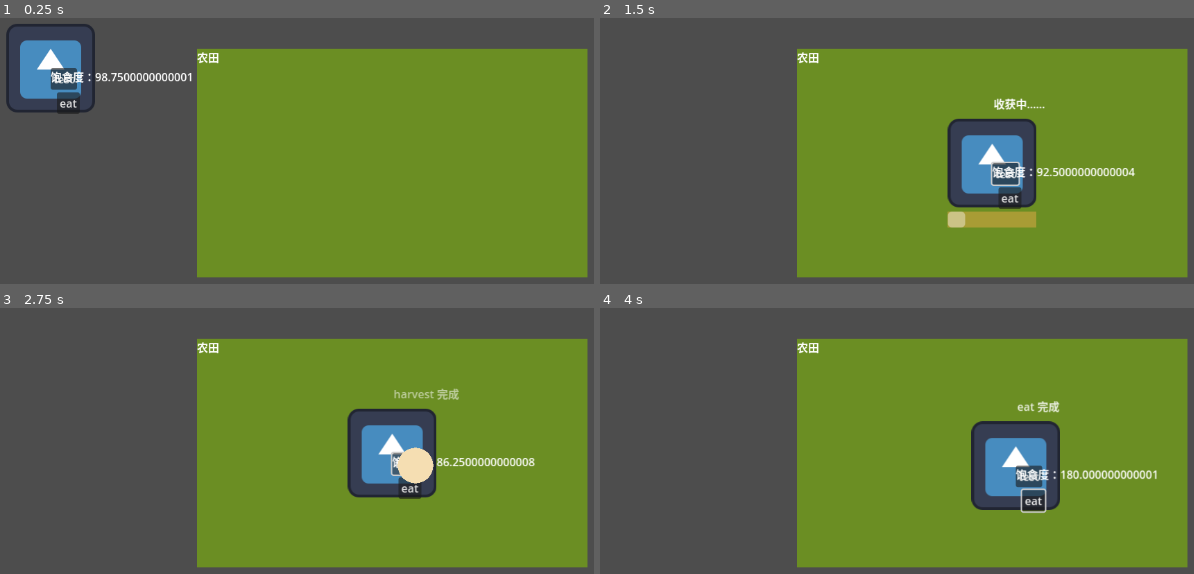
Above: before the commit, frames 1-4 (two rows, left to right).
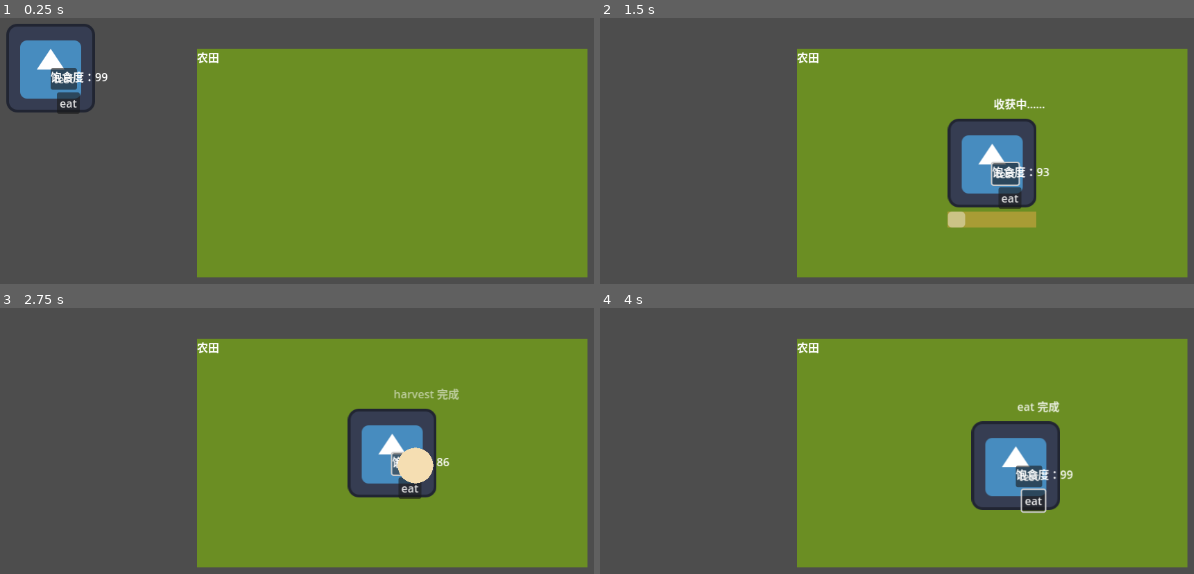
Above: after the commit, the same moments.

Repository: picasso250/marketworld
Game: Godot game, scene res://main.tscn
Two runs of this game, one before a commit and one after it. Both use one fixed random seed, a clock stepped at 60 frames per second and the inputs below. The engine's default icon, where the game draws it, is replaced by a stand-in: a white triangle on a blue panel in a dark square.
Inputs:
- Up to frame 1 (0.25 s): no input
- Up to frame 2 (1.5 s): click "test" at 0.5 s; click "eat" at 1.25 s
- Up to frame 3 (2.75 s): click "test" at 2 s
- Up to frame 4 (4 s): click "eat" at 2.75 s; click "test" at 3.5 s

The runs differ from the first frame. In frame 1, 0.3% of the frame differs, in the area x 17-33%, y 20-25%; in frame 2, 0.3%; in frame 3, 0.3%; in frame 4, 0.4%, in the area x 77-94%, y 60-65%.

Commit message:
satiation_cap

Diff:
--- a/pawn.gd
+++ b/pawn.gd
@@ -9,9 +9,9 @@
 	get:
 		return _satiation
 	set(value):
-		_satiation = value
-		$Label.text = "饱食度："+str(_satiation)
+		_satiation = min(value, satiation_cap)  # Ensure satiation doesn't exceed the cap.
 
+@export var satiation_cap: float = 100.0  # The maximum satiation value.
 @export var hunger_rate: float = 5.0  # Speed at which satiation decreases over time.
 
 var _satiation: float = 100.0  # 饱食度
@@ -24,7 +24,6 @@
 var _task_completed: bool = false  # New variable to track if the task is completed.
 
 func _process(delta: float) -> void:
-	$Label.text = "饱食度："+str(_satiation)
 
 	# Move towards target if a target is set.
 	move_towards_target(delta)
@@ -43,7 +42,7 @@
 	_satiation -= hunger_rate * delta
 	if _satiation < 0:
 		_satiation = 0
-	$Label.text = "饱食度："+str(_satiation)
+	$Label.text = "饱食度："+str(round(_satiation))
 
 # 启动进度条增长的方法
 func start_progress_bar(task_duration: float) -> void:
